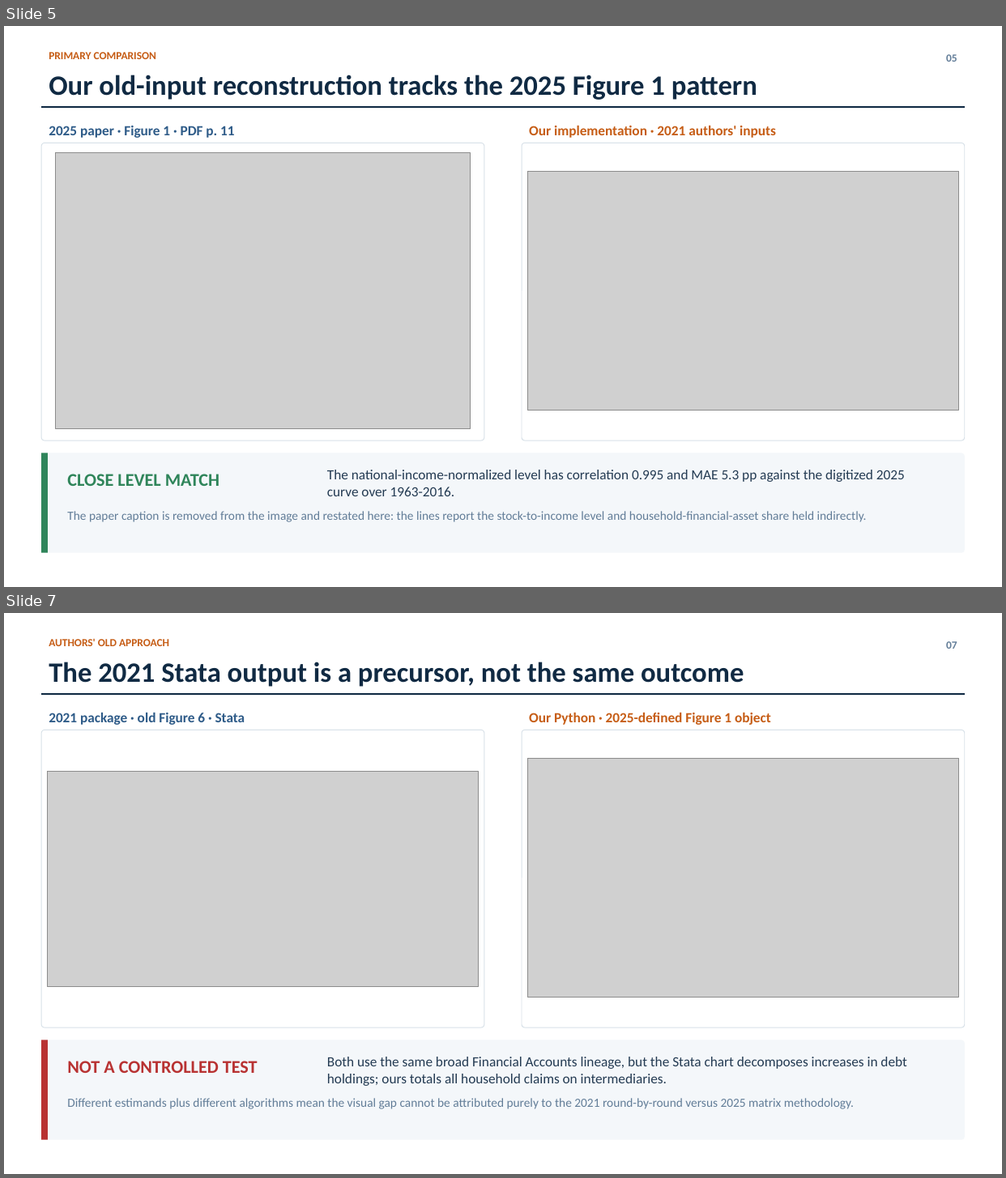
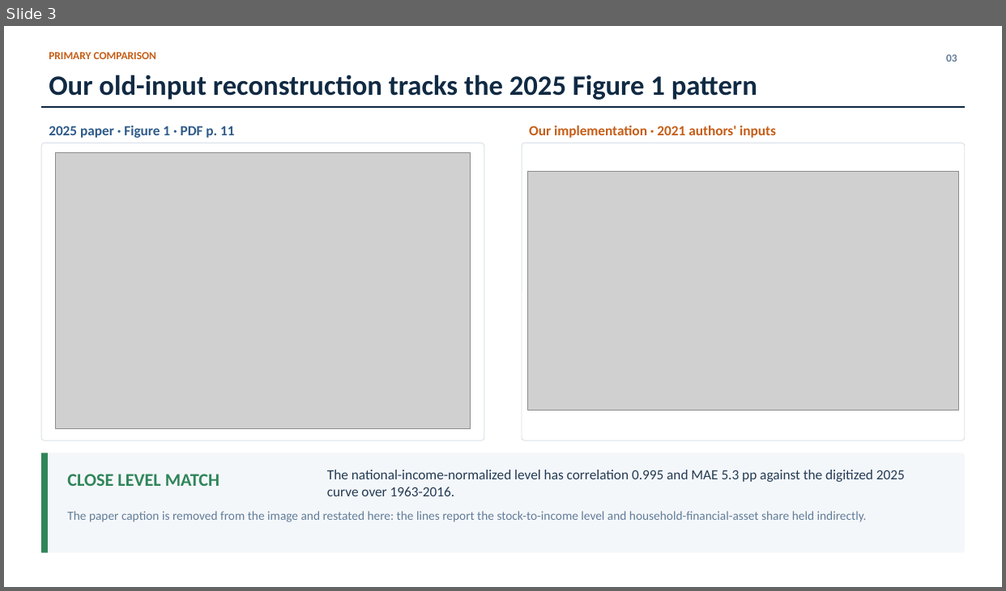
Before and after one commit to lorenz-gorini/mian-sufi-straub2025-saving-glut-replication, a slide deck: Presentation/4_figure_comparison/presentation.pptx. Shown one above the other, each under a label of ours: slides 5 and 7 before the commit, slide 3 after it; the slides between them are not shown. The pictures are 1006x1178 and 1006x591 pixels, drawn with LibreOffice and Linux fonts; fonts in the diff are those of the drawing; grey boxes stand for pictures. Boxes give left, top, right and bottom in pixels: in the first picture for what was removed or moved away, otherwise in the second. Text is boxed around its words. In the diff, an @@ line names an element or a change of style, - is before the commit and + after.

Commit message:
Refresh comparison + extension presentation decks
- add direct Figure 6 and Figure 8 comparisons
- move wealth and heatmap diagnostics to the extension deck
- update presentation sources, QA contracts, and project records

```diff
--- a/Presentation/4_figure_comparison/presentation.pptx
+++ b/Presentation/4_figure_comparison/presentation.pptx
@@ slide 7 removed at <box>4,613,1002,1174</box>, background #FFFFFF @@
@@ text removed at <box>49,639,169,646</box> @@
-AUTHORS' OLD APPROACH
@@ text removed at <box>946,641,957,649</box> @@
-07
@@ text removed at <box>49,662,744,687</box> @@
-The 2021 Stata output is a precursor, not the same outcome
@@ rectangle removed at <box>41,693,965,695</box> @@
@@ rounded rectangle removed at <box>41,730,484,1028</box> @@
@@ text removed at <box>49,713,245,725</box> @@
-2021 package · old Figure 6 · Stata
@@ rounded rectangle removed at <box>522,730,965,1028</box> @@
@@ text removed at <box>529,713,771,725</box> @@
-Our Python · 2025-defined Figure 1 object
@@ picture removed at <box>528,758,958,998</box> @@
@@ picture removed at <box>48,771,478,986</box> @@
@@ rounded rectangle removed at <box>41,1041,965,1140</box> @@
@@ rectangle removed at <box>41,1041,48,1140</box> @@
@@ text removed at <box>67,1061,258,1073</box> @@
-NOT A CONTROLLED TEST
@@ text removed at <box>327,1057,906,1086</box> @@
-Both use the same broad Financial Accounts lineage, but the Stata chart decomposes increases in debt holdings; ours totals all household claims on intermediaries.
@@ text removed at <box>67,1098,854,1110</box> @@
-Different estimands plus different algorithms mean the visual gap cannot be attributed purely to the 2021 round-by-round versus 2025 matrix methodology.
@@ what was slide 5 is now slide 3 @@
@@ slide 3 changed as well @@
@@ text at <box>946,54,957,62</box>: text changed @@
-05
+03
```
Also in this commit, not shown: 6 other slides changed, 10 other slides removed, 21 other files.
